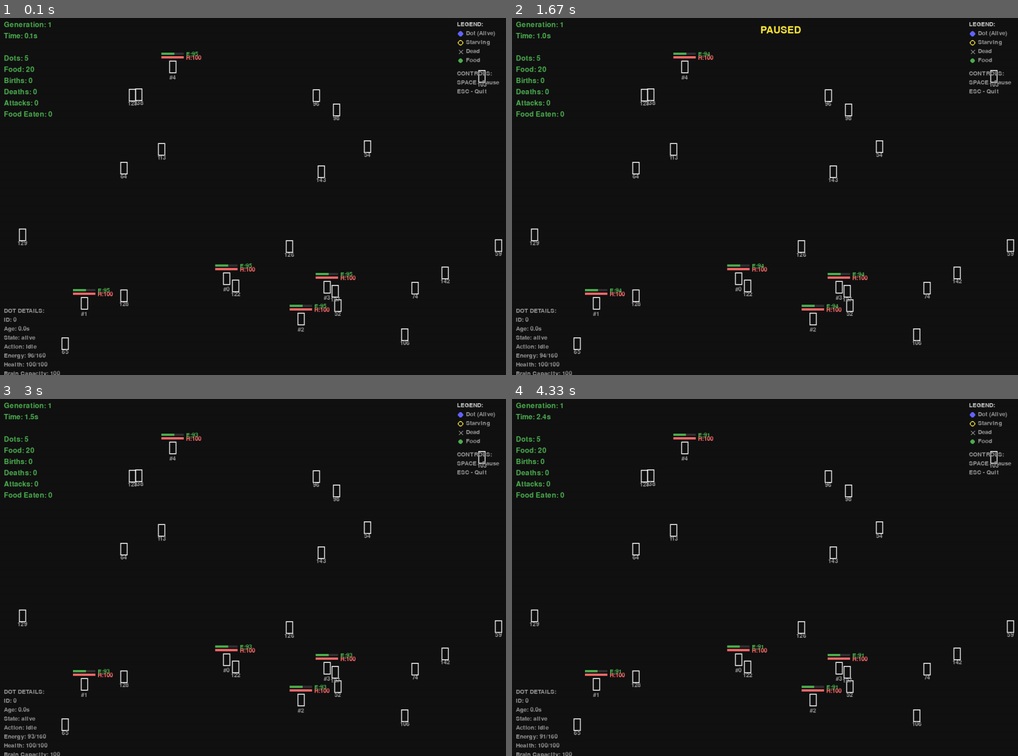
Above: before the commit, frames 1-4 (two rows, left to right).
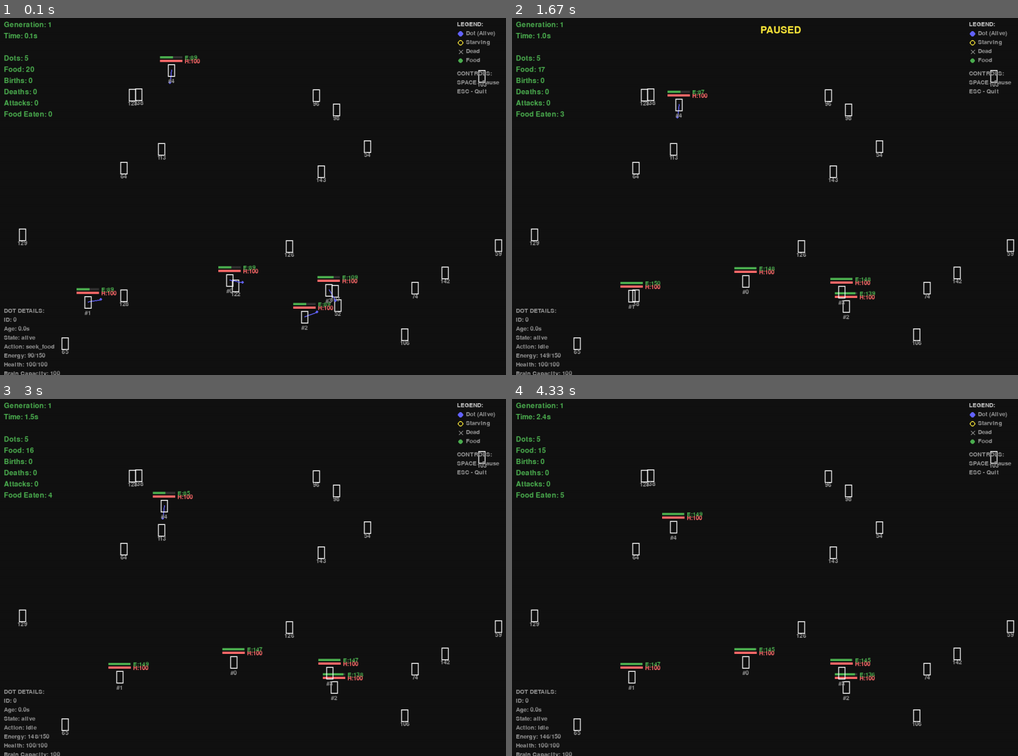
Above: after the commit, the same moments.

Repository: RTS-Technology-Solutions/dot-ai-2
Game: pygame game, started from main.py
Same seed, same stepped clock (60 frames per second), same inputs: the game is played once before the commit and once after it.
Inputs:
- Up to frame 1 (0.1 s): no input
- Up to frame 2 (1.67 s): tap Space at 0.33, 0.73, 1.03, 1.23, 1.57 s
- Up to frame 3 (3 s): tap Space at 1.87, 2.07, 2.37, 2.63, 2.97 s
- Up to frame 4 (4.33 s): tap Space at 3.27, 3.4, 3.8, 4.1 s

The runs differ from the first frame. In frame 1, 1.3% of the frame differs, in the area x 5-71%, y 9-96%; in frame 2, 1.6%; in frame 3, 1.6%, in the area x 5-72%, y 9-96%; in frame 4, 1.6%.

Commit message:
Changes Made: 1. Enabled Combat by Default ⚔️ Attack gene: 5 points (range: 40px, damage: 17.5) Defend gene: 5 points (damage reduction active) Dots can now fight when they see each other! 2. Exploration Behavior 🗺️ When dots see nothing (no food, no other dots):
Explore action utility: 2.0 + (hunger × 3.0) = 2-5 utility
Behavior: Random walk in 200px radius
Encourages movement to find food/dots
3. Health Urgency System 💔
Tracks health loss: urgency = (1 - health_pct) × 2.0
At 90% health: 0.2 urgency
At 50% health: 1.0 urgency
At 10% health: 1.8 urgency
Drives dots to take survival actions
4. Idle Penalty 😴
Base idle utility reduced by health urgency
Formula: idle = max(0.1, 1.0 - urgency × 0.5)
Healthy dot: idle = 1.0
Half health: idle = 0.5
Low health: idle = 0.1
Dots won't sit still when dying!
5. Behavior Hierarchy
Now dots will:

Seek food when hungry and food visible (4-8 utility)
Explore when nothing visible (2-5 utility)
Attack weak enemies when strong (varies)
Defend when threatened or low health (varies)
Replicate when well-fed (varies)
Idle only when healthy and no better options (0.1-1.0 utility)
Expected Observations:
Combat Engagement:

Dots will now attack each other when they meet
Console should show: "⚔️ Dot #X attacked Dot #Y for Z damage!"
Weaker dots should defend
Exploration:

Dots wander when they can't see food
Random walk prevents clustering in one spot
More dynamic movement across the map
Health-Driven Urgency:

Damaged dots become desperate
Will choose ANY action over idle
Creates visible panic behavior
Your dots should now be much more active and interactive! They'll fight, explore, and react to health loss instead of passively sitting around.

Diff:
--- a/core/dna.py
+++ b/core/dna.py
@@ -38,15 +38,15 @@
         self.total_points = total_points
 
         # BRAIN GENES
-        self.brain_memory = Gene("memory", enabled=True, points=10)
-        self.brain_sense_slots = Gene("sense_slots", enabled=True, points=12)
-        self.brain_action_slots = Gene("action_slots", enabled=True, points=8)
+        self.brain_memory = Gene("memory", enabled=True, points=8)  # Reduced from 10
+        self.brain_sense_slots = Gene("sense_slots", enabled=True, points=10)  # Reduced from 12
+        self.brain_action_slots = Gene("action_slots", enabled=True, points=7)  # Reduced from 8
 
         # SENSE GENES
         self.vision_distance = Gene("vision_distance", enabled=True, points=15)
         self.vision_fov = Gene("vision_fov", enabled=True, points=15)
-        self.dot_detection = Gene("dot_detection", enabled=True, points=8)
-        self.food_detection = Gene("food_detection", enabled=True, points=12)
+        self.dot_detection = Gene("dot_detection", enabled=True, points=7)  # Reduced from 8
+        self.food_detection = Gene("food_detection", enabled=True, points=10)  # Reduced from 12
         self.power_detection = Gene("power_detection", enabled=False, points=0)
         self.food_amount_detection = Gene("food_amount_detection", enabled=False, points=0)
         self.dna_strength_detection = Gene("dna_strength_detection", enabled=False, points=0)
@@ -54,9 +54,9 @@
 
         # ACTION GENES
         self.movement_speed = Gene("movement_speed", enabled=True, points=8)
-        self.movement_max_energy = Gene("movement_max_energy", enabled=True, points=12)
-        self.defend = Gene("defend", enabled=False, points=0)
-        self.attack = Gene("attack", enabled=False, points=0)
+        self.movement_max_energy = Gene("movement_max_energy", enabled=True, points=10)  # Reduced from 12
+        self.defend = Gene("defend", enabled=True, points=5)  # Enable combat
+        self.attack = Gene("attack", enabled=True, points=5)  # Enable combat
         self.eat = Gene("eat", enabled=True, points=0)  # Always enabled, no cost
         self.replicate = Gene("replicate", enabled=False, points=0)
         self.revive = Gene("revive", enabled=False, points=0)
--- a/core/dot.py
+++ b/core/dot.py
@@ -92,12 +92,17 @@
         # Get current state
         energy_pct = self.resources.energy / self.resources.max_energy
         health_pct = self.resources.health / self.resources.max_health
-        hunger_pct = self.resources.hunger / 100.0
+        hunger_pct = self.resources.hunger
 
         # Get DNA points
         attack_points = self.dna.get_gene_value('attack')
         defend_points = self.dna.get_gene_value('defend')
         replicate_points = self.dna.get_gene_value('replicate')
+
+        # Health urgency - penalize if losing health
+        health_urgency = 0.0
+        if health_pct < 0.9:  # Any health loss
+            health_urgency = (1.0 - health_pct) * 2.0  # 0.2 at 90% health, 2.0 at 0% health
 
         # Initialize utilities
         utilities = {}
@@ -176,8 +181,23 @@
         else:
             utilities['replicate'] = 0.0
 
-        # 5. IDLE UTILITY (baseline)
-        utilities['idle'] = 1.0
+        # 5. EXPLORE UTILITY (when nothing visible)
+        # Small reward for movement to encourage exploration
+        perceived_food = perceived_world.get('food', [])
+        perceived_dots = perceived_world.get('dots', [])
+        nothing_visible = len(perceived_food) == 0 and len(perceived_dots) == 0
+
+        if nothing_visible:
+            # Encourage exploration when blind
+            explore_utility = 2.0 + (hunger_pct * 3.0)  # 2-5 utility
+            utilities['explore'] = explore_utility
+        else:
+            utilities['explore'] = 0.0
+
+        # 6. IDLE UTILITY (penalized baseline)
+        # Penalty for idling - gets worse with health loss
+        idle_penalty = health_urgency * 0.5  # Reduce idle utility when hurt
+        utilities['idle'] = max(0.1, 1.0 - idle_penalty)  # Never below 0.1
 
         # Pick action with highest utility
         best_action = max(utilities, key=utilities.get)
@@ -195,6 +215,20 @@
             if perceived_food:
                 target_food = perceived_food[0]
                 self.move_toward(target_food['position'], dt)
+            return None
+
+        elif self.current_action == "explore":
+            self.is_defending = False
+            # Random walk - pick a direction and move
+            if self.target_position is None or random.random() < 0.05:  # 5% chance to pick new direction each frame
+                # Pick random point in world
+                angle = random.random() * 2 * math.pi
+                distance = 200  # Explore in 200px radius
+                self.target_position = [
+                    self.position[0] + math.cos(angle) * distance,
+                    self.position[1] + math.sin(angle) * distance
+                ]
+            self.move_toward(self.target_position, dt)
             return None
 
         elif self.current_action == "attack":
@@ -267,8 +301,18 @@
         distance = math.sqrt(dx*dx + dy*dy)
 
         if distance > 1.0:
+            # Base speed from DNA
+            base_speed = 50  # pixels/second
+            bonus_speed = self.dna.get_gene_value('movement_speed') * 5
+            speed = base_speed + bonus_speed
+
+            # Urgency multipliers
+            if self.resources.is_starving():
+                speed *= 0.1  # 10% speed when starving (weak)
+            elif self.resources.hunger > 0.7:
+                speed *= 1.5  # 50% faster when very hungry (desperate)
+
             # Normalize and apply speed
-            speed = self.dna.get_gene_value('movement_speed') * 0.5  # 0-25 pixels/sec (max 50 points)
             self.velocity[0] = (dx / distance) * speed
             self.velocity[1] = (dy / distance) * speed
 
Not shown, added: PHASE_3_COMPLETE.md
